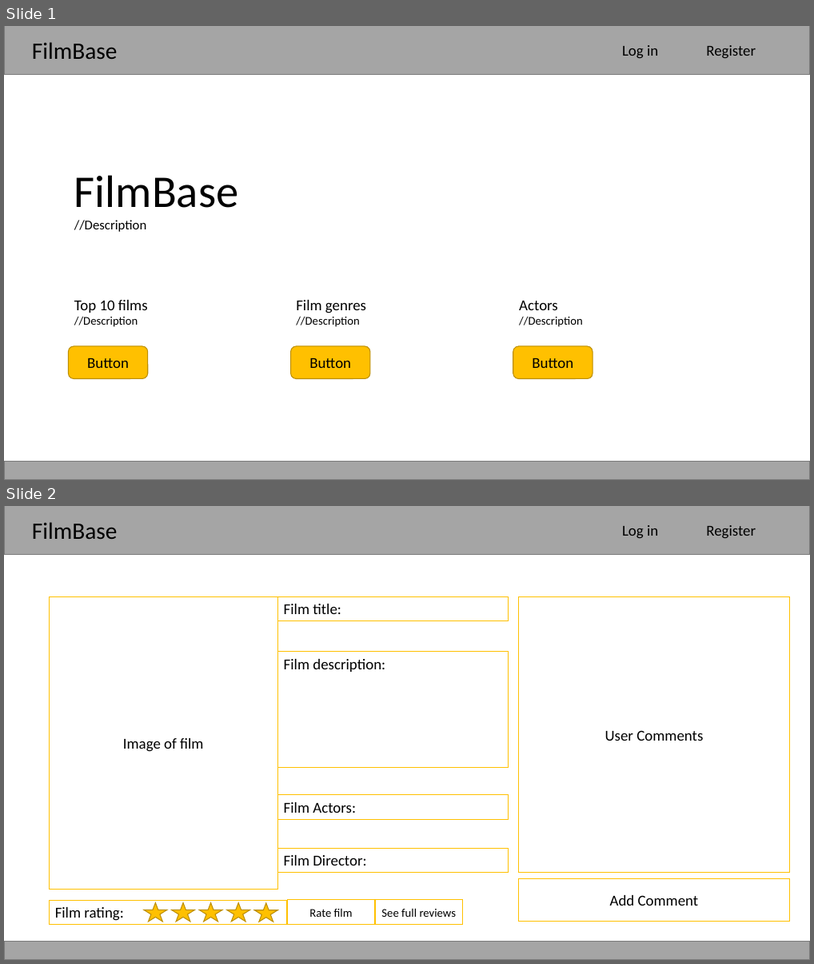
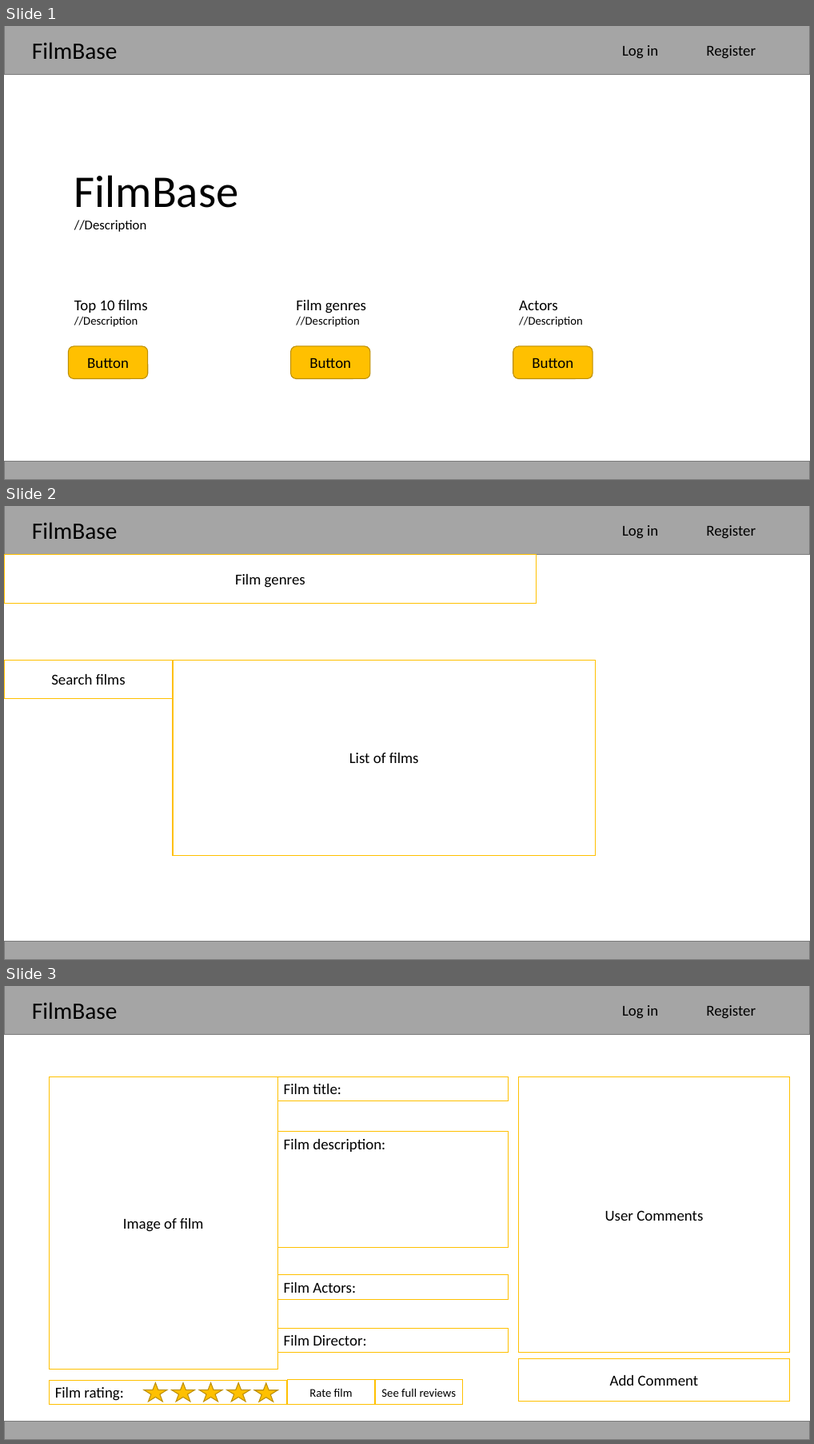
Before and after one commit to DMU-CTEC2902/AP-Repo, a slide deck: MovieReviewWebsite/MovieReviewWebsite/Documentation/Sketches/ScreenDesigns.pptx. Shown one above the other, each under a label of ours: slides 1 and 2 before the commit, slides 1, 2 and 3 after it. The pictures are 814x964 and 814x1444 pixels, drawn with LibreOffice and Linux fonts; fonts in the diff are those of the drawing. Boxes give left, top, right and bottom in pixels: in the first picture for what was removed or moved away, otherwise in the second. Text is boxed around its words. In the diff, an @@ line names an element or a change of style, - is before the commit and + after.

Commit message:
Updated screen design

```diff
--- a/MovieReviewWebsite/MovieReviewWebsite/Documentation/Sketches/ScreenDesigns.pptx
+++ b/MovieReviewWebsite/MovieReviewWebsite/Documentation/Sketches/ScreenDesigns.pptx
@@ slide 2 added at bbox=[4, 506, 810, 960], background #FFFFFF @@
@@ rectangle added at bbox=[4, 506, 810, 554], fill #A5A5A5, outline #7A7A7A 1 pt @@
@@ text added at bbox=[32, 522, 118, 539], 28 pt, text #000000 @@
+FilmBase
@@ text added at bbox=[622, 525, 658, 538], 18 pt, text #000000 @@
+Log in
@@ text added at bbox=[706, 525, 756, 538], 18 pt, text #000000 @@
+Register
@@ rectangle added at bbox=[4, 554, 537, 604], fill #FFFFFF, outline #FFC000 1 pt, 18 pt, text #000000 @@
+Film genres
@@ rectangle added at bbox=[4, 660, 173, 698], fill #FFFFFF, outline #FFC000 1 pt, 18 pt, text #000000 @@
+Search films
@@ rectangle added at bbox=[173, 660, 596, 856], fill #FFFFFF, outline #FFC000 1 pt, 18 pt, text #000000 @@
+List of films
@@ rectangle added at bbox=[4, 941, 810, 960], fill #A5A5A5, outline #7A7A7A 1 pt @@
@@ what was slide 2 is now slide 3 @@
```
